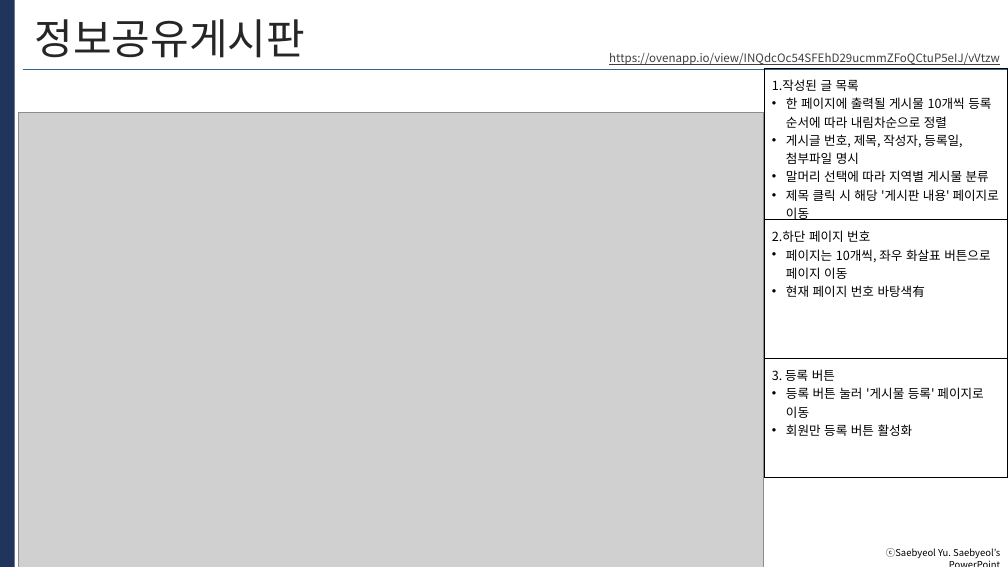
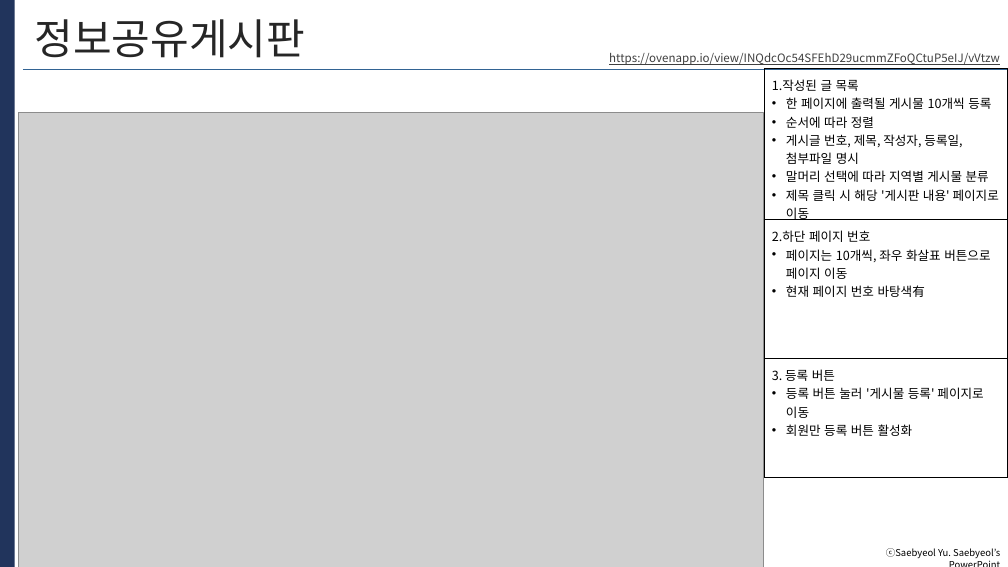
Before and after one commit to JunBeom11/KH_Semi, a slide deck: slide 17 of doc/in코로나_v4.0.pptx. Drawn at 1008x567 pixels with LibreOffice and Linux fonts; fonts in the diff are those of the drawing; grey boxes stand for pictures. Boxes give left, top, right and bottom in pixels: in the first picture for what was removed or moved away, otherwise in the second. Text is boxed around its words. In the diff, an @@ line names an element or a change of style, - is before the commit and + after.

```diff
--- a/doc/in코로나_v4.0.pptx
+++ b/doc/in코로나_v4.0.pptx
@@ table at (x1=765, y1=69, x2=1008, y2=478) @@
-row 1, column 1: 1.작성된 글 목록 / 한 페이지에 출력될 게시물 10개씩 등록 순서에 따라 내림차순으로 정렬 / 게시글 번호, 제목, 작성자, 등록일, 첨부파일 명시 / 말머리 선택에 따라 지역별 게시물 분류 / 제목 클릭 시 해당 '게시판 내용' 페이지로 이동
+row 1, column 1: 1.작성된 글 목록 / 한 페이지에 출력될 게시물 10개씩 등록 / 순서에 따라 정렬 / 게시글 번호, 제목, 작성자, 등록일, 첨부파일 명시 / 말머리 선택에 따라 지역별 게시물 분류 / 제목 클릭 시 해당 '게시판 내용' 페이지로 이동
```
Also in this commit, not shown: 1 other slide changed.
